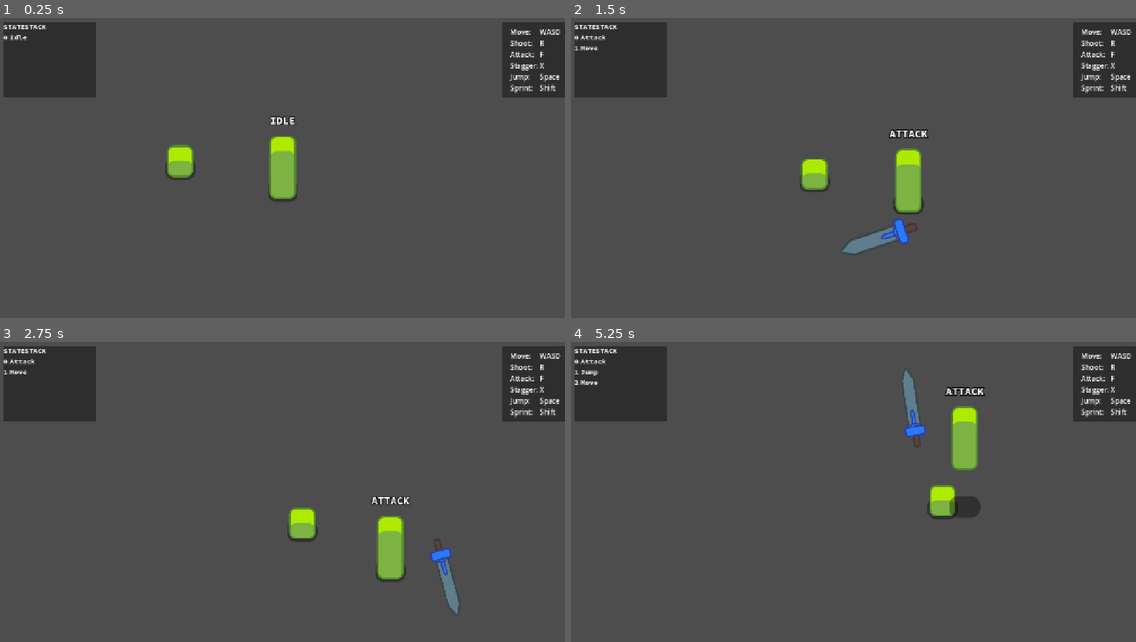
Above: before the commit, frames 1-4 (two rows, left to right).
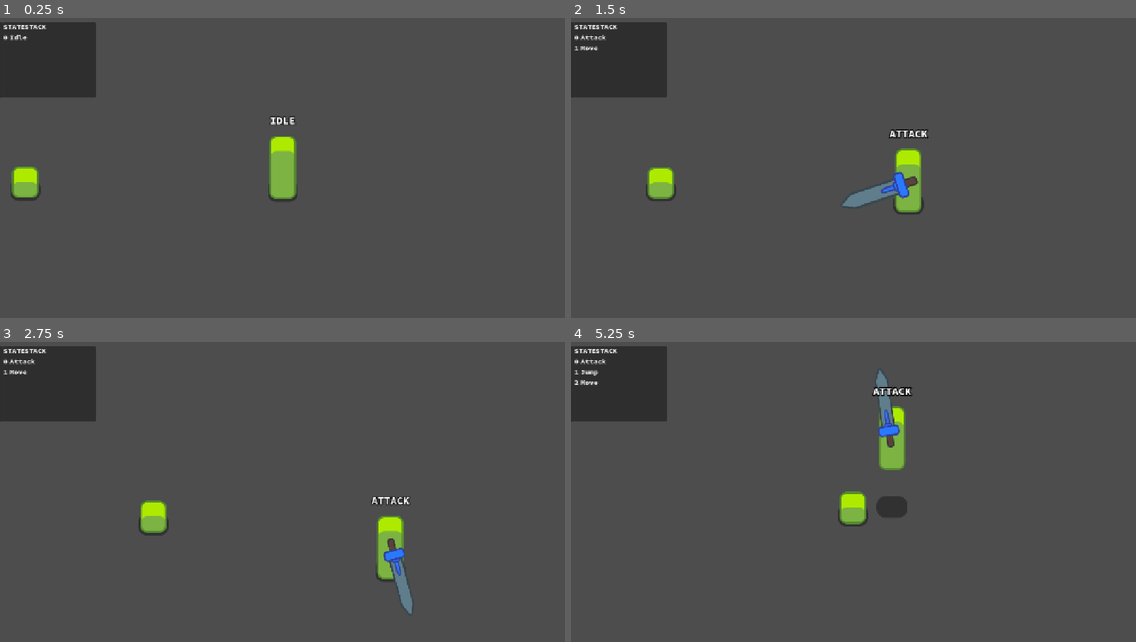
Above: after the commit, the same moments.

Repository: emkartch/the_road_to_rainbow
Game: Godot game, scene res://main.tscn
Same seed, same stepped clock (60 frames per second), same inputs: the game is played once before the commit and once after it.
Inputs:
- Up to frame 1 (0.25 s): no input
- Up to frame 2 (1.5 s): hold Right (move_right) 0.53-1.28 s; hold F (attack) 0.53-1.28 s; tap Space (jump) at 0.77 s; hold Down (move_down) from 1.28 s (still down); tap F (attack) at 1.35 s
- Up to frame 3 (2.75 s): tap Space (jump) at 1.52 s; release Down (move_down) at 2.03 s; hold Right (move_right) from 2.03 s (still down); hold R (fire) from 2.03 s (still down); tap F (attack) at 2.3 s
- Up to frame 4 (5.25 s): release Right (move_right) at 2.78 s; release R (fire) at 2.78 s; hold Up (move_up) 2.78-3.53 s; tap Shift (run) at 2.85 s; tap Space (jump) at 3.02, 3.77, 4.52 s; tap F (attack) at 3.05, 3.8, 4.35 s; hold X (simulate_damage) 3.53-4.28 s; hold Left (move_left) 3.53-5.03 s; hold Down (move_down) from 5.03 s (still down); hold F (attack) from 5.03 s (still down)

The runs differ from the first frame. In frame 1, 3.8% of the frame differs, in the area x 0-100%, y 1-61%; in frame 2, 5.0%; in frame 3, 4.8%; in frame 4, 7.2%, in the area x 0-100%, y 1-62%.

Commit message:
Player attack mobs

Diff:
--- /dev/null
+++ b/main.gd
@@ -0,0 +1,10 @@
+extends Node
+
+func spawn_mob():
+	%PathFollow2D.progress_ratio = randf()
+	var new_mob = preload("res://mobs/mob.tscn").instantiate()
+	new_mob.global_position = %PathFollow2D.global_position
+	add_child(new_mob)
+
+func _ready() -> void:
+	spawn_mob()
--- a/main.tscn
+++ b/main.tscn
@@ -1,10 +1,10 @@
-[gd_scene load_steps=10 format=3 uid="uid://dmn8nkpogiwsf"]
+[gd_scene load_steps=13 format=3 uid="uid://dmn8nkpogiwsf"]
 
 [ext_resource type="PackedScene" uid="uid://bpdyvy2681m3i" path="res://player/player.tscn" id="1_1bvp3"]
+[ext_resource type="Script" uid="uid://q8chan1e2n18" path="res://main.gd" id="1_lquwl"]
 [ext_resource type="FontFile" uid="uid://b5bspum6ffekd" path="res://fonts/SourceCodePro-Bold.ttf" id="2_lquwl"]
 [ext_resource type="PackedScene" uid="uid://cvi13chv8g4hj" path="res://debug/StatesStackDiplayer.tscn" id="3_7mycd"]
 [ext_resource type="PackedScene" uid="uid://bq6rrfy53rfvo" path="res://debug/ControlsPanel.tscn" id="4_272bh"]
-[ext_resource type="PackedScene" uid="uid://cibuy1na4hurw" path="res://mobs/mob.tscn" id="5_lquwl"]
 
 [sub_resource type="Animation" id="1"]
 
@@ -32,10 +32,21 @@
 &"walk": SubResource("3")
 }
 
-[node name="Main" type="Node"]
+[sub_resource type="Curve2D" id="Curve2D_lquwl"]
+_data = {
+"points": PackedVector2Array(0, 0, 0, 0, -640, -400, 0, 0, 0, 0, 640, -400, 0, 0, 0, 0, 640, 320, 0, 0, 0, 0, -640, 320, 0, 0, 0, 0, -640, -400)
+}
+point_count = 5
 
-[node name="Mob" parent="." instance=ExtResource("5_lquwl")]
-position = Vector2(380, 344)
+[sub_resource type="RectangleShape2D" id="RectangleShape2D_lquwl"]
+size = Vector2(1294, 20)
+
+[sub_resource type="RectangleShape2D" id="RectangleShape2D_7mycd"]
+size = Vector2(20, 786)
+
+[node name="Main" type="Node2D"]
+y_sort_enabled = true
+script = ExtResource("1_lquwl")
 
 [node name="Player" parent="." instance=ExtResource("1_1bvp3")]
 position = Vector2(640, 400)
@@ -48,12 +59,16 @@
 &"": SubResource("AnimationLibrary_qbwwp")
 }
 
-[node name="CollisionPolygon2D" parent="Player" index="4"]
-polygon = PackedVector2Array(-25, 10, -25, -19, 25, -19, 25, 9)
-
 [node name="StateNameDisplayer" parent="Player" index="5"]
 physics_interpolation_mode = 1
 theme_override_fonts/font = ExtResource("2_lquwl")
+
+[node name="Path2D" type="Path2D" parent="Player"]
+curve = SubResource("Curve2D_lquwl")
+
+[node name="PathFollow2D" type="PathFollow2D" parent="Player/Path2D"]
+unique_name_in_owner = true
+position = Vector2(-640, -400)
 
 [node name="Explanations" type="RichTextLabel" parent="."]
 anchors_preset = 15
@@ -96,4 +111,23 @@
 [node name="ControlsPanel" parent="Control" instance=ExtResource("4_272bh")]
 layout_mode = 1
 
+[node name="InvisibleWalls" type="StaticBody2D" parent="."]
+visible = false
+
+[node name="CollisionShape2D3" type="CollisionShape2D" parent="InvisibleWalls"]
+position = Vector2(645, 730)
+shape = SubResource("RectangleShape2D_lquwl")
+
+[node name="CollisionShape2D" type="CollisionShape2D" parent="InvisibleWalls"]
+position = Vector2(637, -10)
+shape = SubResource("RectangleShape2D_lquwl")
+
+[node name="CollisionShape2D2" type="CollisionShape2D" parent="InvisibleWalls"]
+position = Vector2(-11, 385)
+shape = SubResource("RectangleShape2D_7mycd")
+
+[node name="CollisionShape2D4" type="CollisionShape2D" parent="InvisibleWalls"]
+position = Vector2(1291, 346)
+shape = SubResource("RectangleShape2D_7mycd")
+
 [editable path="Player"]
--- a/mobs/mob.gd
+++ b/mobs/mob.gd
@@ -13,9 +13,9 @@
 	velocity = direction * speed
 	move_and_slide()
 
-#func take_damage():
-	#%Slime.play_hurt()
-	#health -= 1
+func mob_take_damage():
+	$AnimationPlayer.play("mob_stagger")
+	health -= 1
 #
-	#if health == 0:
-		#queue_free()
+	if health == 0:
+		queue_free()
--- a/mobs/mob.tscn
+++ b/mobs/mob.tscn
@@ -1,8 +1,12 @@
-[gd_scene load_steps=6 format=3 uid="uid://cibuy1na4hurw"]
+[gd_scene load_steps=7 format=3 uid="uid://cibuy1na4hurw"]
 
 [ext_resource type="Texture2D" uid="uid://cyekm8csx33ng" path="res://mobs/mob_shadow.png" id="1_fgbma"]
 [ext_resource type="Script" uid="uid://cfdqudp47o2qw" path="res://mobs/mob.gd" id="1_p7hwu"]
 [ext_resource type="Texture2D" uid="uid://c47301t3nb2sx" path="res://mobs/mob_body.png" id="2_p7hwu"]
+
+[sub_resource type="GDScript" id="GDScript_p7hwu"]
+script/source = "extends Sprite2D
+"
 
 [sub_resource type="Animation" id="Animation_fgbma"]
 resource_name = "mob_stagger"
@@ -27,13 +31,16 @@
 [node name="Mob" type="CharacterBody2D"]
 script = ExtResource("1_p7hwu")
 
-[node name="Sprite2D" type="Sprite2D" parent="."]
+[node name="Minion" type="Sprite2D" parent="."]
 self_modulate = Color(1, 1, 1, 0.360784)
 position = Vector2(0, -4)
 texture = ExtResource("1_fgbma")
+script = SubResource("GDScript_p7hwu")
 
 [node name="CollisionPolygon2D" type="CollisionPolygon2D" parent="."]
-polygon = PackedVector2Array(-25, 10, -25, -19, 25, -19, 25, 9)
+position = Vector2(2.26498e-06, 2.03203)
+scale = Vector2(1.11111, 1.06641)
+polygon = PackedVector2Array(-27, 11, -27, -21, 27, -21, 27, 11)
 
 [node name="BodyPivot" type="Marker2D" parent="."]
 
--- a/player/Player.tscn
+++ b/player/Player.tscn
@@ -94,12 +94,14 @@
 script = ExtResource("12")
 
 [node name="Offset" type="Marker2D" parent="BodyPivot/WeaponPivot"]
-position = Vector2(110, 0)
+position = Vector2(5, 0)
 
 [node name="Sword" parent="BodyPivot/WeaponPivot/Offset" instance=ExtResource("13")]
 
 [node name="CollisionPolygon2D" type="CollisionPolygon2D" parent="."]
-polygon = PackedVector2Array(-20, 0, -20, -20, 20, -20, 20, 0)
+position = Vector2(2.26498e-06, -6.56639)
+scale = Vector2(1.11111, 1.38672)
+polygon = PackedVector2Array(-27, 14.831, -27, -21, 27, -21, 27, 14.831)
 
 [node name="StateNameDisplayer" type="Label" parent="."]
 offset_left = -109.0
--- a/player/weapon/sword.gd
+++ b/player/weapon/sword.gd
@@ -95,14 +95,15 @@
 	ready_for_next_attack = true
 
 
-func _on_body_entered(body: Node2D) -> void:
-	if not body.has_node("Health"):
-		return
-	if body.get_rid().get_id() in hit_objects:
-		return
+func _on_body_entered(body: CharacterBody2D) -> void:
+	if body.has_method("mob_take_damage"):
+		body.mob_take_damage()
+		#return
+	#if body.get_rid().get_id() in hit_objects:
+		#return
 
-	hit_objects.append(body.get_rid().get_id())
-	body.take_damage(self, attack_current["damage"], attack_current["effect"])
+	#hit_objects.append(body.get_rid().get_id())
+	#body.take_damage(self, attack_current["damage"], attack_current["effect"])
 
 
 func _on_animation_finished(_name: String) -> void:
Not shown, added: main.gd.uid
Not shown, changed: README.md
